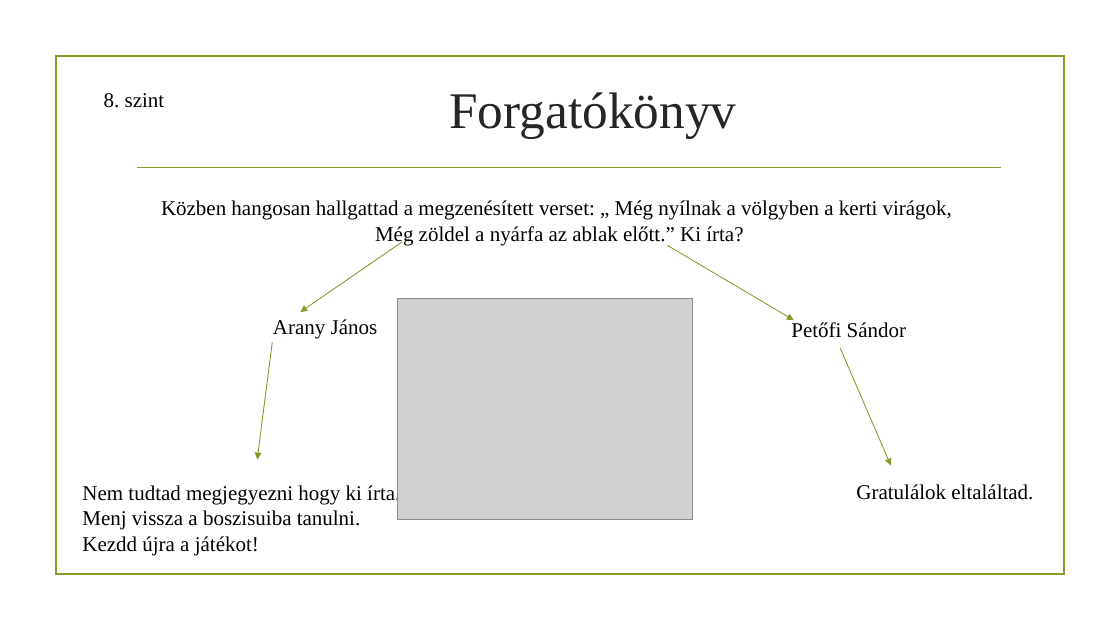
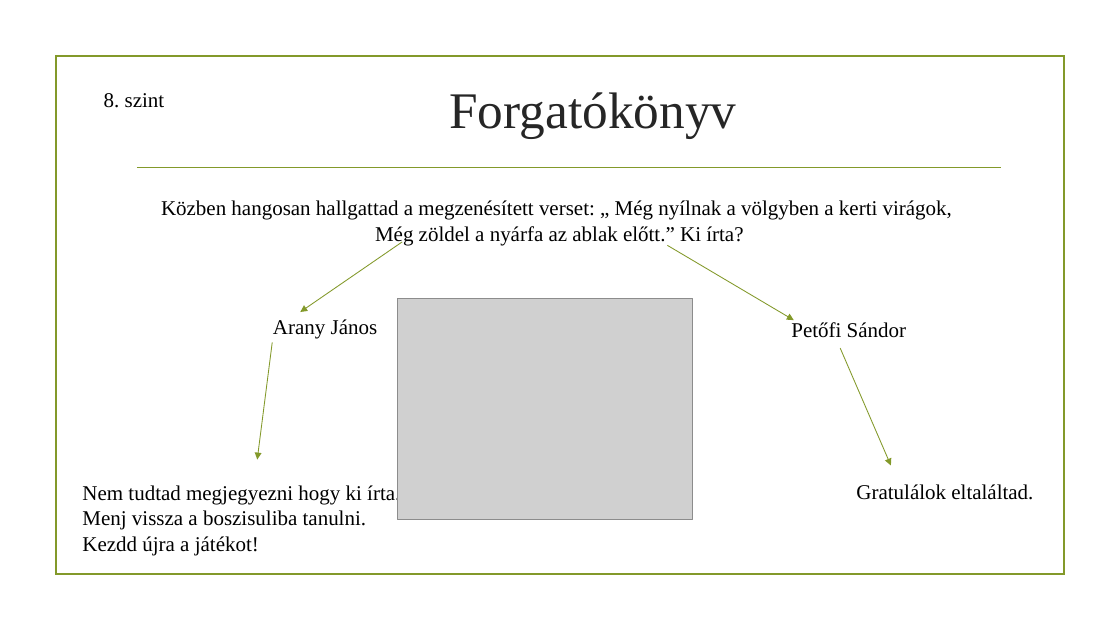
Before and after one commit to mia780/projektmunka, a slide deck: slide 11 of Projektmunka.pptx. Drawn at 1120x630 pixels with LibreOffice and Linux fonts; fonts in the diff are those of the drawing; grey boxes stand for pictures; background and template pictures are left out. Boxes give left, top, right and bottom in pixels: in the first picture for what was removed or moved away, otherwise in the second. Text is boxed around its words. In the diff, an @@ line names an element or a change of style, - is before the commit and + after.

```diff
--- a/Projektmunka.pptx
+++ b/Projektmunka.pptx
@@ text at [82, 484, 400, 555]: text changed @@
-Nem tudtad megjegyezni hogy ki írta. Menj vissza a boszisuiba tanulni. Kezdd újra a játékot!
+Nem tudtad megjegyezni hogy ki írta. Menj vissza a boszisuliba tanulni. Kezdd újra a játékot!
```
Also in this commit, not shown: 8 other slides changed.
